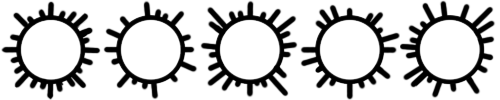
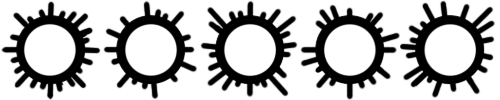
Before/after of a 500px x 100px layered artwork. What changed in the layer stack:
added layer "Layer 6" above "Layer 5" over [20, 18, 481, 81]
